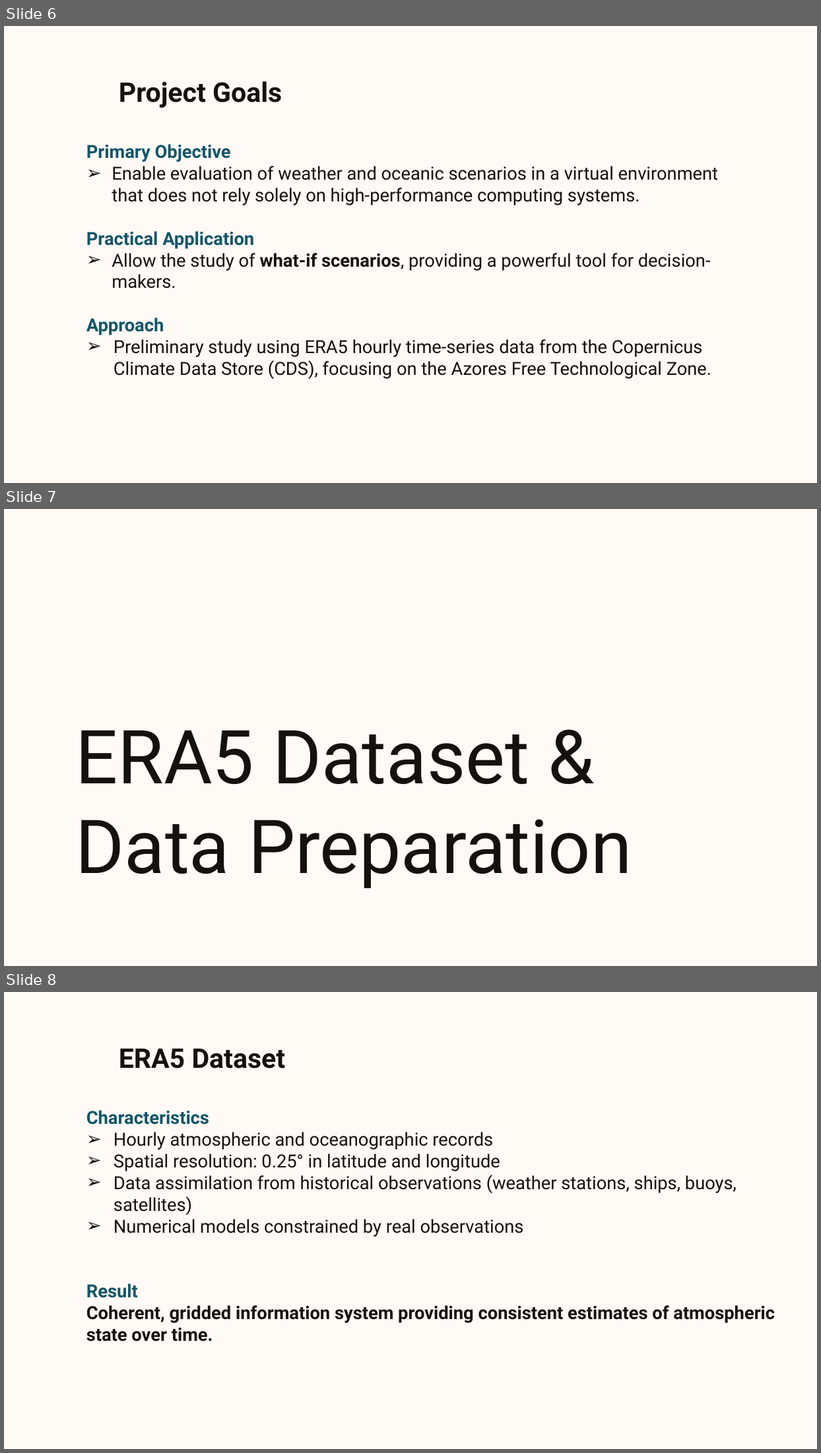
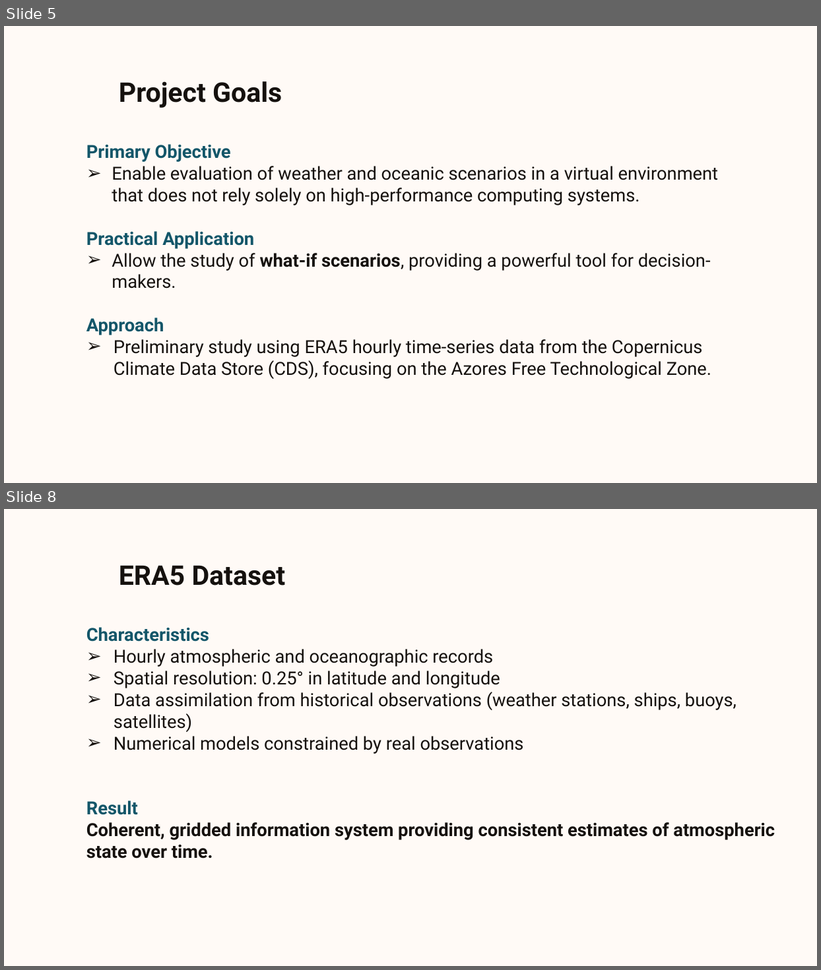
Before and after one commit to BernardoMChagas/Projeto, a slide deck: Wave Properties Forecasting.pptx. Shown one above the other, each under a label of ours: slides 6, 7 and 8 before the commit, slides 5 and 8 after it; the slides between them are not shown. The pictures are 821x1453 and 821x970 pixels, drawn with LibreOffice and Linux fonts; fonts in the diff are those of the drawing; background and template pictures are left out. Boxes give left, top, right and bottom in pixels: in the first picture for what was removed or moved away, otherwise in the second. Text is boxed around its words. In the diff, an @@ line names an element or a change of style, - is before the commit and + after.

```diff
--- a/Wave Properties Forecasting.pptx
+++ b/Wave Properties Forecasting.pptx
@@ slide 7 removed at <box>4,509,817,966</box>, background picture (left out) @@
@@ title removed at <box>76,730,632,889</box> @@
-ERA5 Dataset & Data Preparation
@@ what was slide 6 is now slide 5 @@
```
Also in this commit, not shown: 19 slides changed, 3 slides added, 4 other slides removed, 7 other files.
